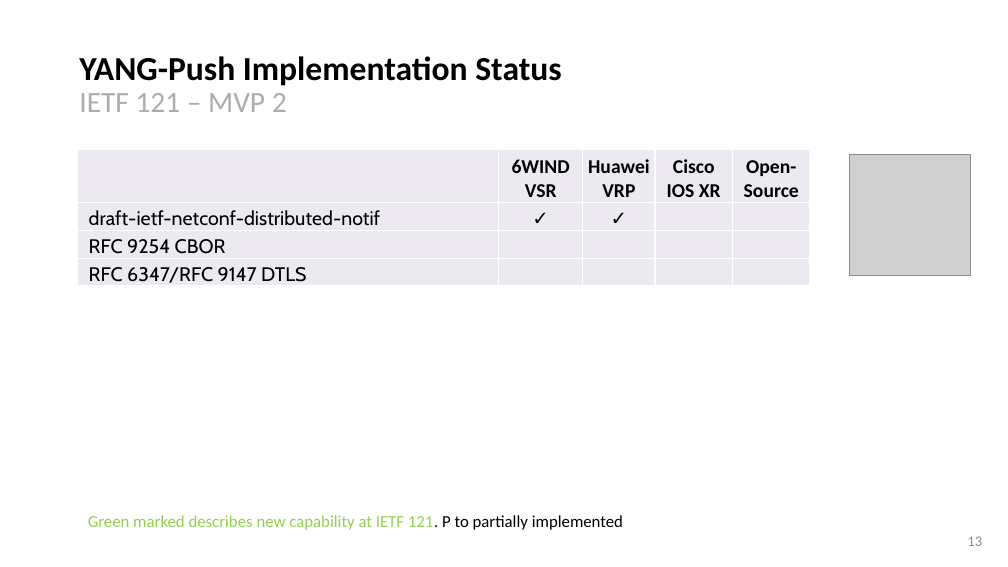
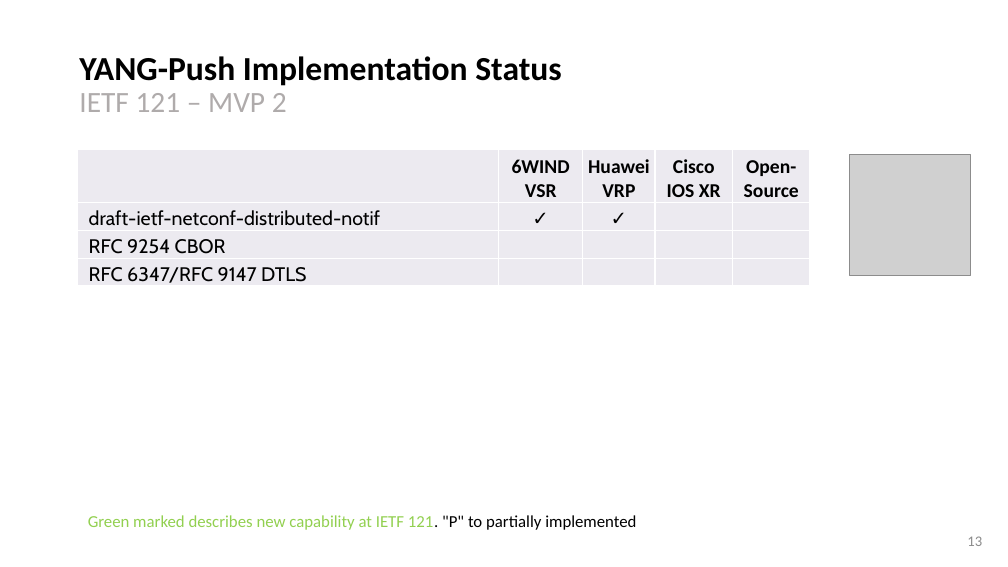
Before and after one commit to network-analytics/ietf-network-analytics-document-status, a slide deck: slide 13 of 121/Hackathon/ietf-121-hackathon-validate-yang-push-publisher.pptx. Drawn at 1008x567 pixels with LibreOffice and Linux fonts; fonts in the diff are those of the drawing; grey boxes stand for pictures. Boxes give left, top, right and bottom in pixels: in the first picture for what was removed or moved away, otherwise in the second. Text is boxed around its words. In the diff, an @@ line names an element or a change of style, - is before the commit and + after.

```diff
--- a/121/Hackathon/ietf-121-hackathon-validate-yang-push-publisher.pptx
+++ b/121/Hackathon/ietf-121-hackathon-validate-yang-push-publisher.pptx
@@ text at <box>88,515,636,530</box>: text changed @@
-Green marked describes new capability at IETF 121. P to partially implemented
+Green marked describes new capability at IETF 121. "P" to partially implemented
```
Also in this commit, not shown: 1 other slide changed, 3 other files.
